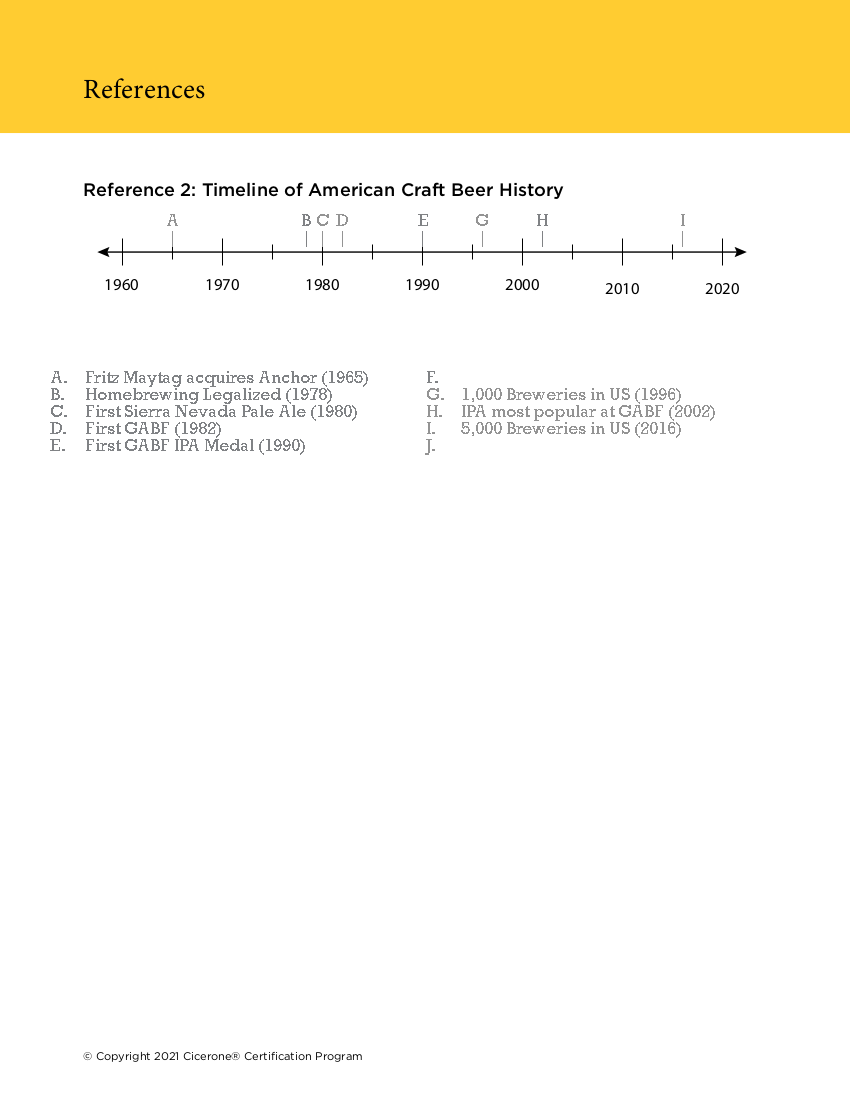
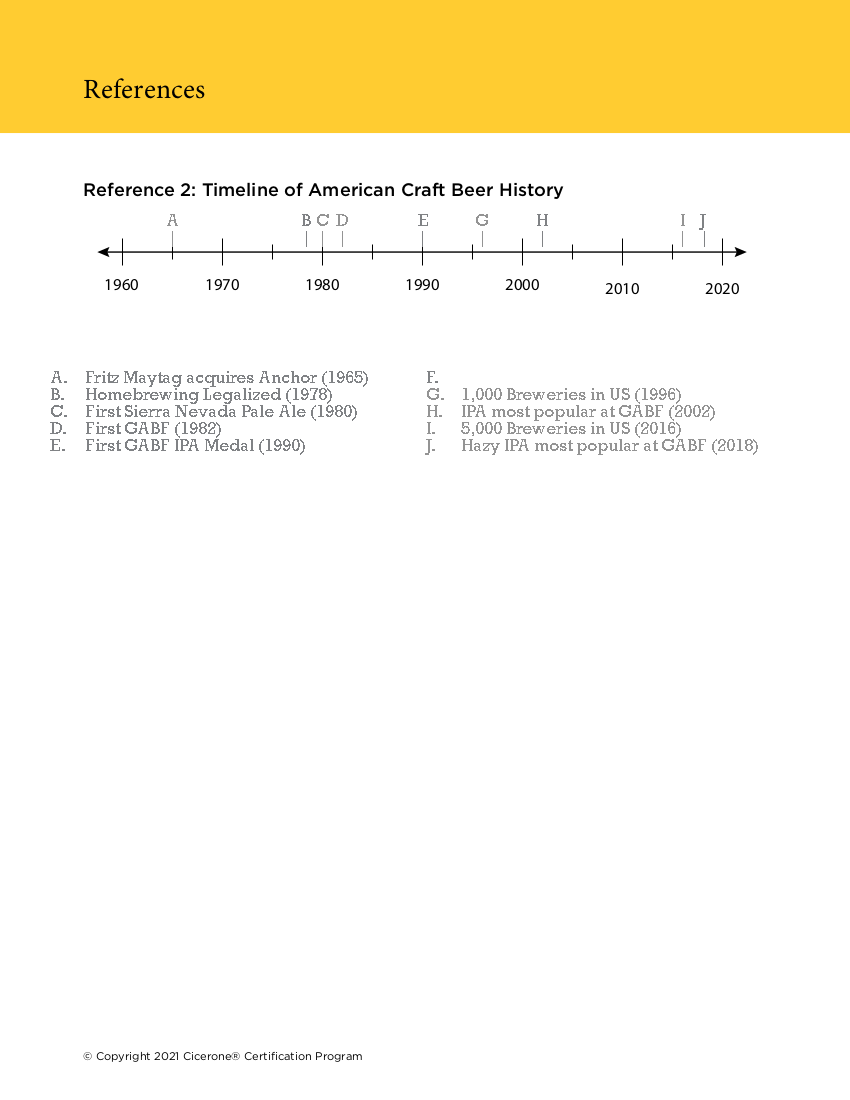
Revision of a layered 850px x 1100px image; what changed, layer by layer:
added layer "J ..." above "F. ..." over [699, 214, 706, 247]
painted on "F. ..." over [462, 439, 758, 455]
